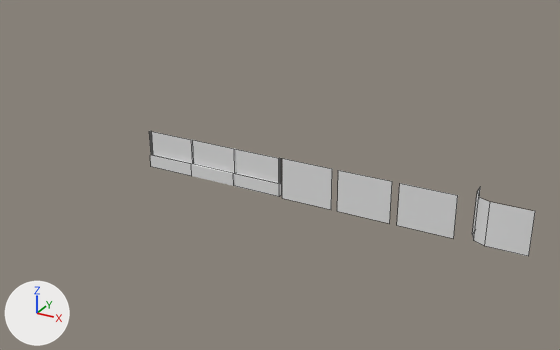
The Blender file Assets/praça das aguas/predios/mureta.blend, before and after one commit.
The view is the same before and after, from a 50 mm lens placed at (13.6, -23.0, 12.3), pointed at (0.6, 0.7, 0.5). Arrows for +X, +Y and +Z are at lower left; the lights stay in place. Mesh edges are drawn as thin lines on the coarser meshes. Materials are left out; every surface is plain grey.

Names of what the first picture shows: 'grade3', 'grades', 'grades2', 'mureta1', 'mureta2', 'mureta3', 'muro1', 'muro2', 'muro3', 'muro4'.
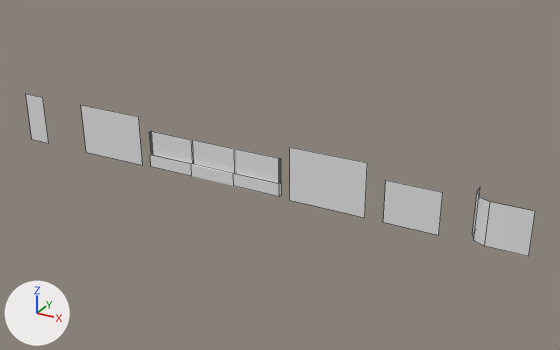
What differs and where, as boxes [x1, y1, x2, y2] in the pictures (560 x 350 px):
'muro2', reshaped, moved (11% wider, 11% taller)
    before: [337, 170, 392, 224]
    after: [81, 105, 142, 165]
'muro1', reshaped, moved (53% wider, 36% taller)
    before: [282, 158, 332, 210]
    after: [290, 147, 367, 218]
'muro3', moved
    before: [397, 183, 458, 239]
    after: [383, 180, 443, 235]
'muro1.001', added
    after: [26, 94, 49, 143]

The edits, one by one:
me_cube_004 has 4 vertices, 1 face and spans x -1.0..1.0, y -0.08, z 0.0..1.6.
me_cube_004 is used by ob_muro2; location (4.4, -0.1, 0.0).
Part 1, on me_cube_004:
Vertex 0 of me_cube_004 moves from (-1.0, -0.08, 0.0) at pixel (337, 211) to (-1.5, -0.08, 0.0) at pixel (86, 152).
Vertex 1 of me_cube_004 moves from (-1.0, -0.08, 1.6) at pixel (338, 170) to (-1.5, -0.08, 2.1) at pixel (80, 104).
Vertex 2 of me_cube_004 moves from (1.0, -0.08, 0.0) at pixel (389, 223) to (1.5, -0.08, 0.0) at pixel (142, 165).
Vertex 3 of me_cube_004 moves from (1.0, -0.08, 1.6) at pixel (392, 181) to (1.5, -0.08, 2.1) at pixel (138, 116).
me_cube_001 has 4 vertices, 1 face and spans x -1.0..1.0, y -0.08, z 0.0..1.6.
me_cube_001 is used by ob_muro1; location (2.17, -0.1, 0.0).
Part 2, on me_cube_001:
Vertex 0 of me_cube_001 moves from (-1.0, -0.08, 0.0) at pixel (282, 198) to (-1.5, -0.08, 0.0) at pixel (289, 200).
Vertex 1 of me_cube_001 moves from (-1.0, -0.08, 1.6) at pixel (282, 158) to (-1.5, -0.08, 2.1) at pixel (289, 147).
Vertex 2 of me_cube_001 moves from (1.0, -0.08, 0.0) at pixel (331, 209) to (1.5, -0.08, 0.0) at pixel (364, 217).
Vertex 3 of me_cube_001 moves from (1.0, -0.08, 1.6) at pixel (332, 168) to (1.5, -0.08, 2.1) at pixel (367, 162).
Mesh me_cube_009 is new.
It has 4 vertices, 1 face and spans x -0.5..0.5, y -0.08, z 0.0..2.1.
Object 'muro3' (ob_muro3) moves from (6.67, -0.1, 0.0) to (6.16, -0.1, 0.0).
Object 'muro2' (ob_muro2) moves from (4.4, -0.1, 0.0) to (-6.81, -0.1, 0.0).
Object 'muro1' (ob_muro1) moves from (2.17, -0.1, 0.0) to (2.97, -0.1, 0.0).
Object 'muro1.001' (ob_muro1_001) is new; it shows me_cube_009.
Its location is (-10.94, -0.1, 0.0).
